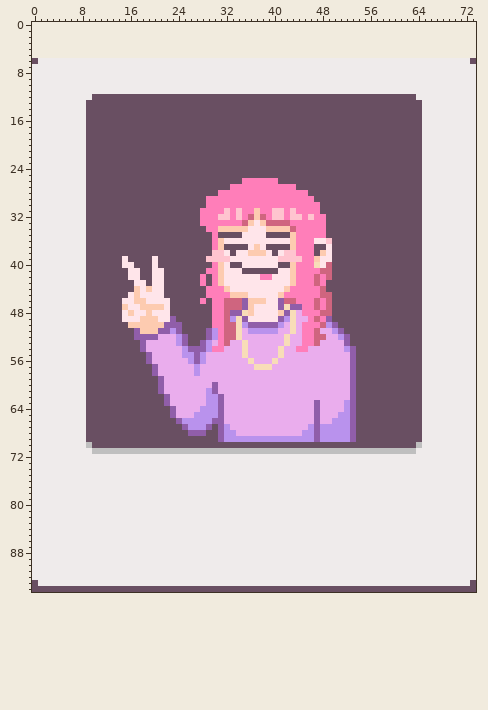
Pixel-art file: aesprite/other/me.aseprite. Above, as it was before the edit.
74x89 pixels, 1 frame. The old version is drawn lined up with the new one, on the new canvas.
And afterwards:
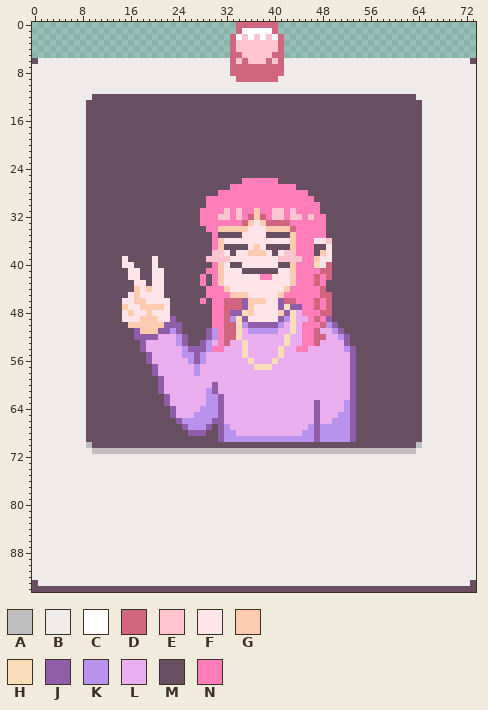
Palette (. is transparent): A #bfbfbf  B #efebeb  C #ffffff  D #cf657f  E #ffc4cf  F #ffe5ea  G #fdcbb0  H #f8ddb8  J #905ea9  K #b992ed  L #eaaded  M #694f62  N #ff7eb9
Change:
canvas 74x89 -> 74x95, the old top-left corner now at 0,6
Changed rows in their new state; - is an unchanged pixel.
first column x 33:
 0 -DDDDDDD-
 1 -DCCCCCD-
 2 DCECECECD
 3 DEEEEEEED
 4 DEEEEEEED
 5 DDEEEEEDD
 6 DEDEEEDED
 7 DDDDDDDDD
 8 DDDDDDDDD
 9 -DDDDDDD-
